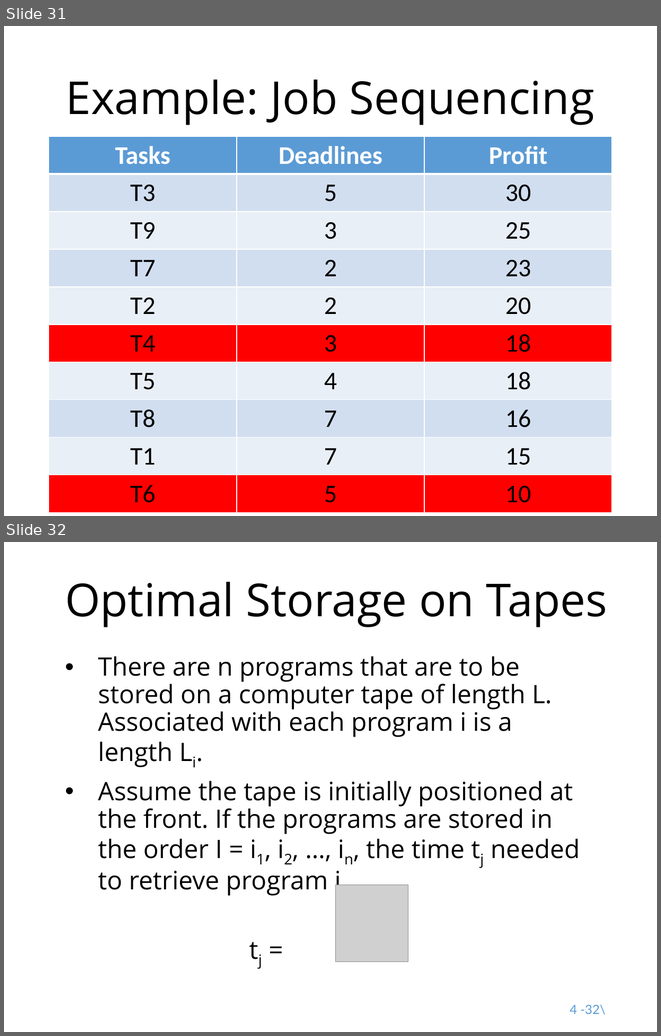
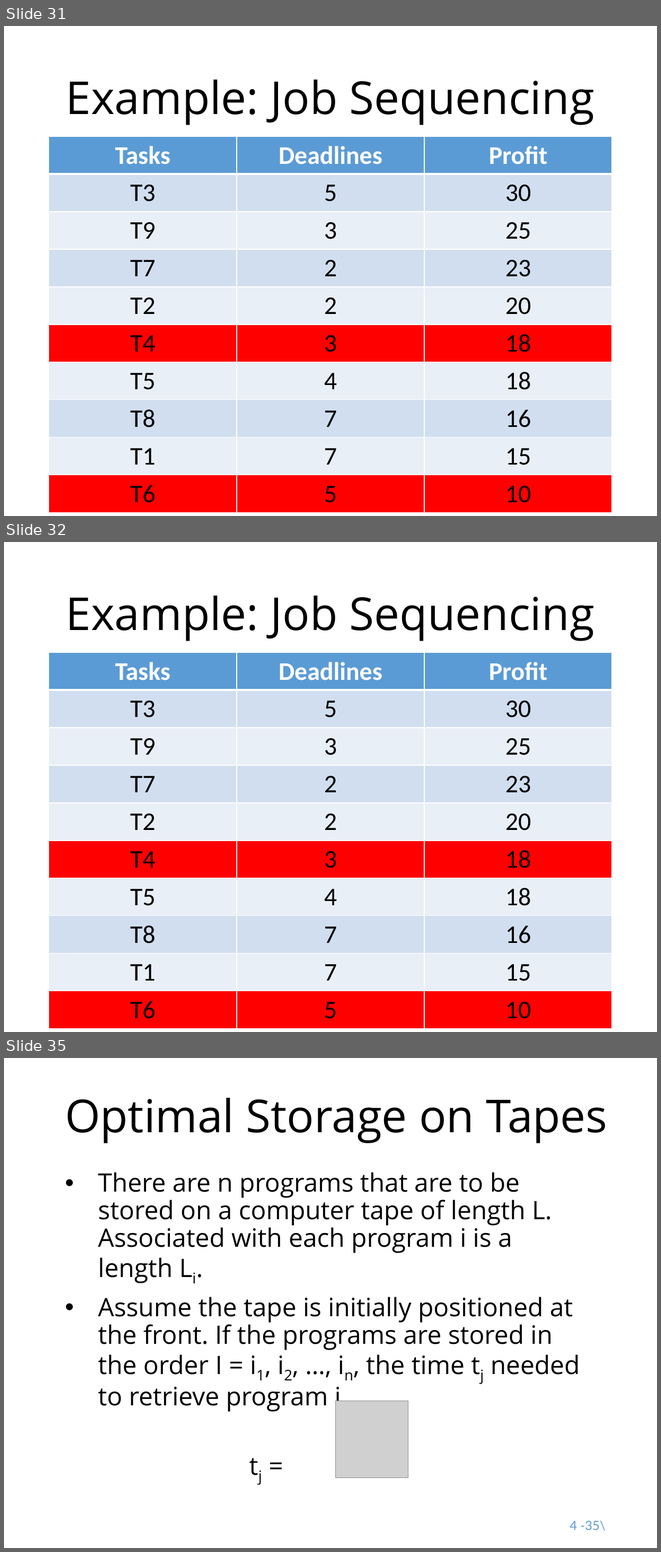
Before and after one commit to munif/paa-2, a slide deck: 161702/presentation/10 - Greedy Algorithm 2/10. Greedy Algorithm (2).pptx. Shown one above the other, each under a label of ours: slides 31 and 32 before the commit, slides 31, 32 and 35 after it; the slides between them are not shown. The pictures are 661x1036 and 661x1552 pixels, drawn with LibreOffice and Linux fonts; fonts in the diff are those of the drawing; grey boxes stand for pictures. Boxes give left, top, right and bottom in pixels: in the first picture for what was removed or moved away, otherwise in the second. Text is boxed around its words. In the diff, an @@ line names an element or a change of style, - is before the commit and + after.

Commit message:
Adding job sequencing algorithm

```diff
--- a/161702/presentation/10 - Greedy Algorithm 2/10. Greedy Algorithm (2).pptx
+++ b/161702/presentation/10 - Greedy Algorithm 2/10. Greedy Algorithm (2).pptx
@@ slide 32 added at (4,542,657,1032), background #FFFFFF @@
@@ title added at (66,596,594,641), 50 pt, text #000000 @@
+Example: Job Sequencing
@@ table added at (49,652,613,1023), 10 rows, 3 columns @@
+Tasks | Deadlines | Profit
+T3 | 5 | 30
+T9 | 3 | 25
+T7 | 2 | 23
+T2 | 2 | 20
+T4 | 3 | 18
+T5 | 4 | 18
+T8 | 7 | 16
+T1 | 7 | 15
+T6 | 5 | 10
@@ what was slide 32 is now slide 35 @@
@@ page number at (570,1520,606,1530): text changed @@
-4 -32\
+4 -35\
```
Also in this commit, not shown: 2 slides changed, 2 other slides added, 1 other file.
